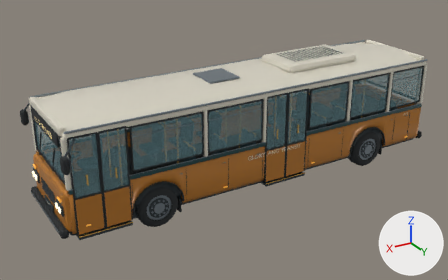
The glTF model assets/street/ch01-bus/gloryland-bus.glb, before and after one commit.
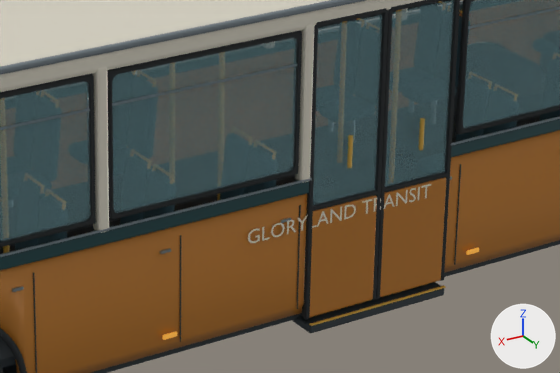
The first picture shows the older version from a 50 mm lens placed at (8.37, 12.82, 7.61), pointed at (0.59, -0.14, 1.13). The close-ups show the older and then the newer version on the part from 39% to 75% of the width and 32% to 71% of the height of that picture. Only the edits that show in the close-ups are written down. The lights are fixed; the arrows at lower right show +X, +Y and +Z. Where no turn or scale is listed for an object, it has been applied to the vertices. Vertices at exactly the same position are counted once.

Objects in the first close-up: 'Body__01 enamel', 'Body__02 warm ivory', 'Body__03 fleet stripe', 'Body__04 rubber seals and tires', 'Body__05 brushed aluminum', 'Body__06 graphite chassis', 'Body__07 lightly tinted safety glass', 'Exit_left_door__01 enamel', 'Exit_left_door__07 lightly tinted safety glass', 'Exit_right_door__01 enamel', 'Exit_right_door__04 rubber seals and tires', 'Exit_right_door__07 lightly tinted safety glass' and 6 more.
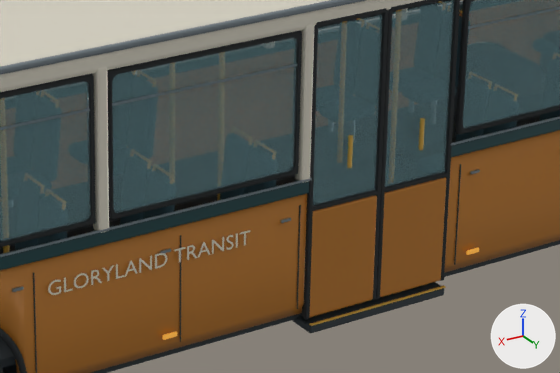
Pixel boxes [x1, y1, x2, y2] of what changed, in the close-ups (560 x 373 px; the box of a moved part takes in the faces that stretch with it):
'Body__02 warm ivory', reshaped
    before: [0, 0, 431, 243]
    after: [0, 0, 423, 295]
part 1 of me_cube_054, moved or reshaped
    before: [421, 184, 431, 198]
    after: [239, 230, 250, 246]
part 2 of me_cube_054, moved or reshaped
    before: [418, 187, 420, 200]
    after: [236, 233, 238, 248]
part 3 of me_cube_054, moved or reshaped
    before: [409, 188, 416, 202]
    after: [226, 235, 234, 250]
part 4 of me_cube_054, moved or reshaped
    before: [396, 190, 408, 206]
    after: [212, 237, 224, 254]
part 5 of me_cube_054, moved or reshaped
    before: [374, 194, 395, 212]
    after: [187, 242, 210, 260]
part 6 of me_cube_054, moved or reshaped
    before: [362, 199, 372, 214]
    after: [174, 247, 185, 262]
part 7 of me_cube_054, moved or reshaped
    before: [344, 205, 356, 220]
    after: [155, 253, 167, 269]
part 8 of me_cube_054, moved or reshaped
    before: [330, 207, 342, 223]
    after: [139, 255, 152, 273]
part 9 of me_cube_054, moved or reshaped
    before: [317, 211, 329, 227]
    after: [124, 260, 137, 277]
part 10 of me_cube_054, moved or reshaped (not visible before)
    after: [116, 264, 124, 279]
part 11 of me_cube_054, moved or reshaped
    before: [297, 215, 308, 231]
    after: [102, 265, 114, 281]
part 12 of me_cube_054, moved or reshaped
    before: [287, 220, 296, 234]
    after: [91, 270, 102, 285]
part 13 of me_cube_054, moved or reshaped
    before: [271, 223, 285, 237]
    after: [74, 273, 89, 288]
part 14 of me_cube_054, moved or reshaped
    before: [262, 227, 270, 241]
    after: [64, 278, 73, 292]
part 15 of me_cube_054, moved or reshaped
    before: [248, 228, 260, 243]
    after: [48, 280, 61, 295]

What the commit changed:
me_cube_054 has 3069 vertices, 5860 faces and spans x -5.37..5.37, y -0.05..2.5, z -2.1..0.41.
me_cube_054 is used by ob_body__02_warm_ivory; location (0.0, -1.225, 2.72).
me_cube_054 part 1: the loose piece of 16 vertices spanning x -0.86..-0.77, y 2.5, z -1.59..-1.48 is moved by (1.6, 0.0, 0.0).
me_cube_054 part 2: the loose piece of 8 vertices spanning x -0.76..-0.74, y 2.5, z -1.59..-1.48 is moved by (1.6, 0.0, 0.0).
me_cube_054 part 3: the loose piece of 64 vertices spanning x -0.72..-0.66, y 2.5, z -1.59..-1.48 is moved by (1.6, 0.0, 0.0).
me_cube_054 part 4: the loose piece of 20 vertices spanning x -0.64..-0.54, y 2.5, z -1.59..-1.48 is moved by (1.6, 0.0, 0.0).
me_cube_054 part 5: the loose piece of 82 vertices spanning x -0.53..-0.34, y 2.5, z -1.59..-1.48 is moved by (1.6, 0.0, 0.0).
me_cube_054 part 6: the loose piece of 16 vertices spanning x -0.32..-0.23, y 2.5, z -1.59..-1.48 is moved by (1.6, 0.0, 0.0).
me_cube_054 part 7: the loose piece of 36 vertices spanning x -0.18..-0.08, y 2.5, z -1.59..-1.48 is moved by (1.6, 0.0, 0.0).
me_cube_054 part 8: the loose piece of 20 vertices spanning x -0.05..0.05, y 2.5, z -1.59..-1.48 is moved by (1.6, 0.0, 0.0).
me_cube_054 part 9: the loose piece of 22 vertices spanning x 0.06..0.17, y 2.5, z -1.59..-1.48 is moved by (1.6, 0.0, 0.0).
me_cube_054 part 10: the loose piece of 12 vertices spanning x 0.17..0.23, y 2.5, z -1.59..-1.48 is moved by (1.6, 0.0, 0.0).
me_cube_054 part 11: the loose piece of 18 vertices spanning x 0.24..0.34, y 2.5, z -1.59..-1.48 is moved by (1.6, 0.0, 0.0).
me_cube_054 part 12: the loose piece of 62 vertices spanning x 0.34..0.42, y 2.5, z -1.59..-1.48 is moved by (1.6, 0.0, 0.0).
me_cube_054 part 13: the loose piece of 48 vertices spanning x 0.44..0.56, y 2.5, z -1.59..-1.48 is moved by (1.6, 0.0, 0.0).
me_cube_054 part 14: the loose piece of 12 vertices spanning x 0.57..0.64, y 2.5, z -1.59..-1.48 is moved by (1.6, 0.0, 0.0).
me_cube_054 part 15: the loose piece of 60 vertices spanning x 0.66..0.76, y 2.5, z -1.59..-1.48 is moved by (1.6, 0.0, 0.0).
